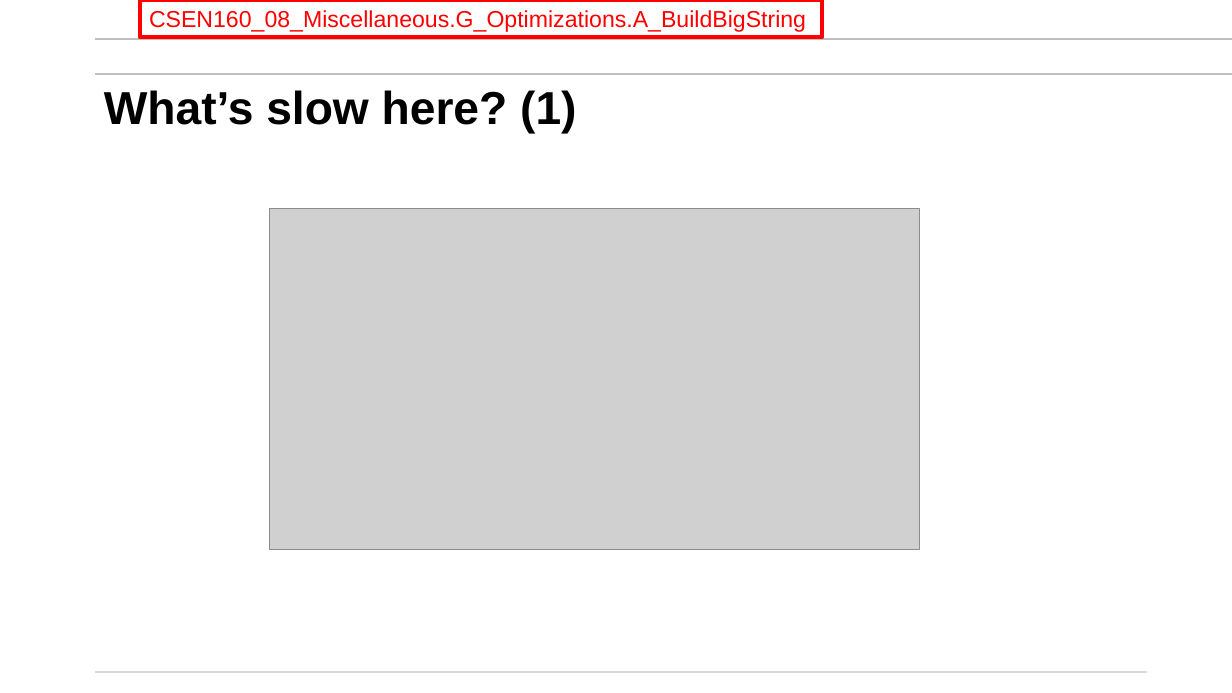
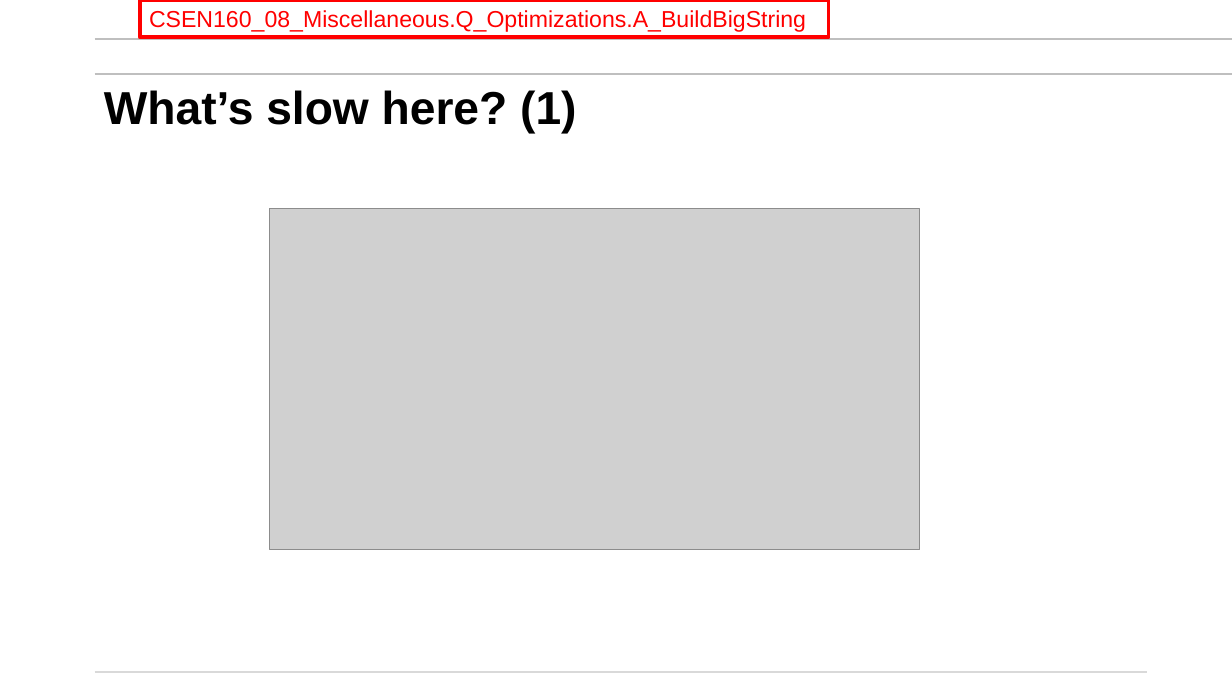
Before and after one commit to mikegrace2/CSEN160-Fall2026-Course-Website, a slide deck: slide 5 of lectures/Week08_Miscellaneous/2_Performance_Optimizations_Profiling_V4.pptx. Drawn at 1232x693 pixels with LibreOffice and Linux fonts; fonts in the diff are those of the drawing; grey boxes stand for pictures; background and template pictures are left out. Boxes give left, top, right and bottom in pixels: in the first picture for what was removed or moved away, otherwise in the second. Text is boxed around its words. In the diff, an @@ line names an element or a change of style, - is before the commit and + after.

Commit message:
Updated the optimization problems ...

```diff
--- a/lectures/Week08_Miscellaneous/2_Performance_Optimizations_Profiling_V4.pptx
+++ b/lectures/Week08_Miscellaneous/2_Performance_Optimizations_Profiling_V4.pptx
@@ rectangle "CSEN160_08_Miscellaneous.Q_Optimizations.A_BuildBigString": place and size @@
-rectangle "CSEN160_08_Miscellaneous.Q_Optimizations.A_BuildBigString" at (140,0,822,37)
+rectangle "CSEN160_08_Miscellaneous.Q_Optimizations.A_BuildBigString" at (140,0,828,37)
@@ text in rectangle at (149,10,806,32): text changed @@
-CSEN160_08_Miscellaneous.G_Optimizations.A_BuildBigString
+CSEN160_08_Miscellaneous.Q_Optimizations.A_BuildBigString
```
Also in this commit, not shown: 5 other slides changed.
